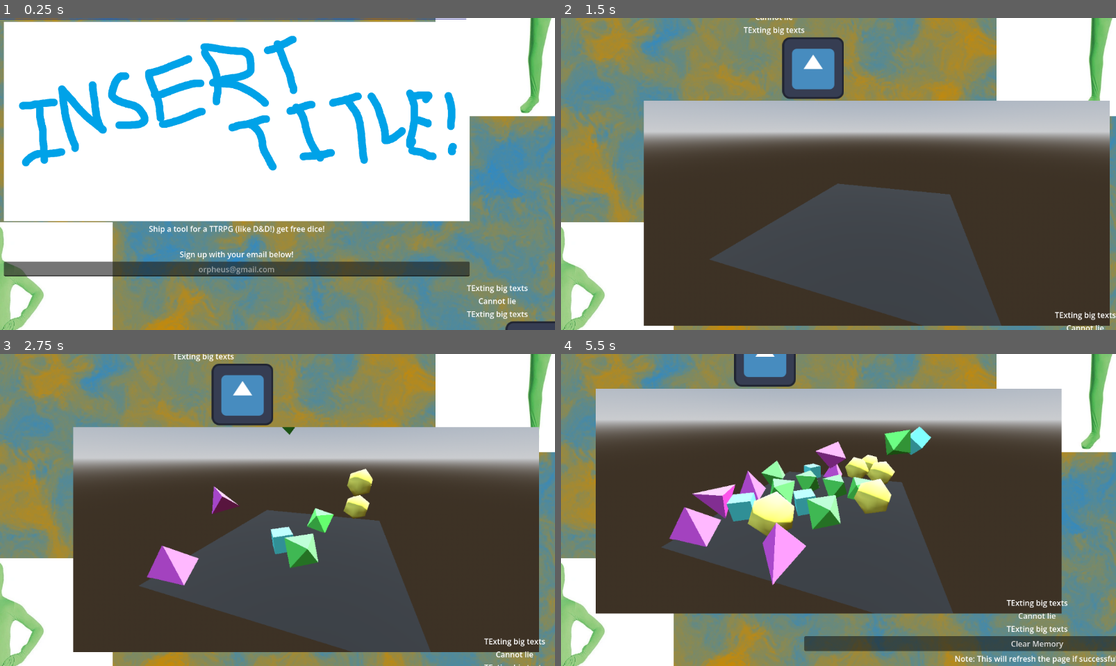
Above: before the commit, frames 1-4 (two rows, left to right).
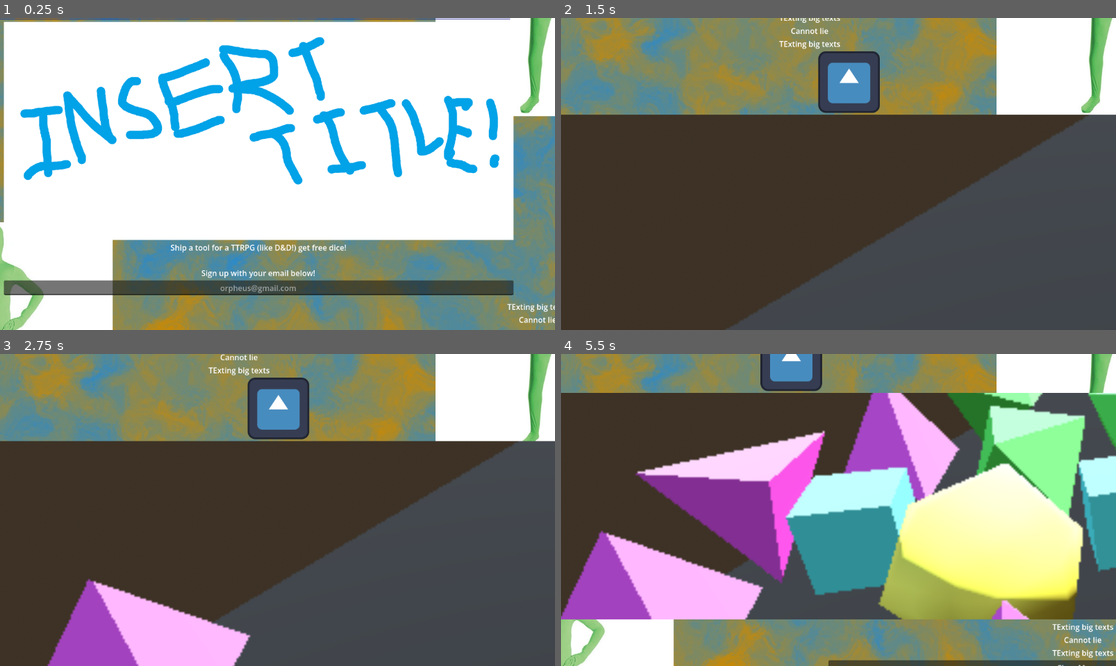
Above: after the commit, the same moments.

Repository: BlueDragonSpace/DnD-YSWS-Godot
Game: Godot game, scene res://Godot/website/website.tscn
The game is run twice, just before and just after one commit, with the same random seed, the same clock (stepped at 60 frames per second) and the same inputs. The engine's default icon, where the game draws it, is replaced by a stand-in: a white triangle on a blue panel in a dark square.
Inputs (mouse positions are in pixels of both pictures, inside the frame that each line leads up to):
- Up to frame 1 (0.25 s): no input
- Up to frame 2 (1.5 s): tap Enter (ui_accept) at 0.5, 0.77, 1.25 s; move the mouse to (960, 158) at 0.52 s; hold Right (ui_right) 0.53-1.28 s; hold Mouse wheel down (powerscroll_down) 0.53-1.28 s; move the mouse to (727, 189) at 1.27 s; hold Left (ui_left) from 1.28 s (still down); tap Mouse wheel up (powerscroll_up) at 1.35 s
- Up to frame 3 (2.75 s): tap Enter (ui_accept) at 1.52 s; move the mouse to (333, 441) at 2.02 s; release Left (ui_left) at 2.03 s; hold Right (ui_right) from 2.03 s (still down); hold Down (scroll_down) from 2.03 s (still down)
- Up to frame 4 (5.5 s): move the mouse to (810, 572) at 2.77 s; release Down (scroll_down) at 2.78 s; tap Up (scroll_up) at 2.85 s; tap Enter (ui_accept) at 3.02, 3.77, 4.52 s; move the mouse to (1005, 556) at 3.52 s; release Right (ui_right) at 3.53 s; hold Left (ui_left) from 3.53 s (still down); tap Alt at 3.6 s; move the mouse to (672, 463) at 4.27 s; tap Shift at 4.35 s; move the mouse to (866, 510) at 5.02 s; hold Mouse wheel down (powerscroll_down) from 5.03 s (still down)

The runs differ from the first frame. In frame 1, 28% of the frame differs, in the area x 0-100%, y 0-100%; in frame 2, 50%; in frame 3, 58%; in frame 4, 72%.

Commit message:
fixed FallingDiceViewer position

Diff:
--- a/Godot/website/website.gd
+++ b/Godot/website/website.gd
@@ -6,6 +6,7 @@
 @onready var main_container: Control = $Margins/MainContainer
 @onready var last_margin: HSeparator = $Margins/MainContainer/LastMargin
 @onready var sub_viewport: SubViewport = $FallingDice/SubViewport
+@onready var falling_dice_viewer: TextureRect = $Margins/MainContainer/FallingDiceViewer
 @onready var email_input: LineEdit = $Margins/MainContainer/VBoxContainer3/HBoxContainer/EmailInput
 @onready var text_above_email_input: Label = $Margins/MainContainer/VBoxContainer3/TextAboveEmailInput
 @onready var animation_player: AnimationPlayer = $AnimationPlayer
@@ -43,6 +44,9 @@
 		# skews on x axis based on y position
 		child.position.x = child.position.y * skew
 
+	falling_dice_viewer.size.x = main_container.size.x * 4
+	falling_dice_viewer.position.x = -1 # makes sure the left edge is always off-screen
+
 	scroll_limit = last_margin.position.y - size.y
 
 	# random noise background
@@ -67,7 +71,8 @@
 		get_tree().reload_current_scene()
 
 func _process(delta: float) -> void:
-	if animate_noise:
+
+	if animate_noise: # yeah no this lags the website like crazy
 		noise.texture.noise.offset.x += delta * noise_speed
 		noise.texture.noise.offset.y += delta * noise_speed
 		noise.texture.noise.offset.z += delta * noise_speed * 3
@@ -79,8 +84,10 @@
 	main_container.position.x = main_container.position.y * skew
 
 func resize_website(new_size: int) -> void:
+	print('resizing website...')
 	@warning_ignore("narrowing_conversion")
-	sub_viewport.size.x = new_size * skew
+	sub_viewport.size.x = new_size
+	#falling_dice_viewer.position.x -= size.x / 9999 # tries to get as much of the important view as possible
 
 func log_in() -> void:
 	animation_player.play("log_in_fade_in")
--- a/Godot/website/website.tscn
+++ b/Godot/website/website.tscn
@@ -310,7 +310,7 @@
 offset_bottom = 924.0
 texture = ExtResource("4_3tjv2")
 
-[node name="Margins" type="HBoxContainer" parent="." unique_id=1645097705]
+[node name="Margins" type="Control" parent="." unique_id=175786172]
 layout_mode = 1
 anchors_preset = 15
 anchor_right = 1.0
@@ -320,14 +320,16 @@
 grow_horizontal = 2
 grow_vertical = 2
 
-[node name="MainContainer" type="Control" parent="Margins" unique_id=2097478237]
-layout_mode = 2
+[node name="MainContainer" type="Control" parent="Margins" unique_id=520386983]
+anchors_preset = 0
+offset_right = 1058.0
+offset_bottom = 2016.0
 size_flags_horizontal = 3
 
 [node name="YetAnotherMargin" type="HSeparator" parent="Margins/MainContainer" unique_id=1485506172]
 self_modulate = Color(0, 0, 1, 1)
 layout_mode = 0
-offset_right = 967.0
+offset_right = 1058.0
 offset_bottom = 4.0
 size_flags_vertical = 3
 size_flags_stretch_ratio = 0.09
@@ -335,8 +337,8 @@
 [node name="VBoxContainer3" type="VBoxContainer" parent="Margins/MainContainer" unique_id=1960239974]
 layout_mode = 0
 offset_top = 8.0
-offset_right = 967.0
-offset_bottom = 537.0
+offset_right = 1058.0
+offset_bottom = 576.0
 alignment = 1
 
 [node name="TextureRect" type="TextureRect" parent="Margins/MainContainer/VBoxContainer3" unique_id=1109200634]
@@ -367,17 +369,17 @@
 
 [node name="InvisHSep" parent="Margins/MainContainer" unique_id=1384510986 instance=ExtResource("5_iykgy")]
 layout_mode = 0
-offset_top = 541.0
-offset_right = 967.0
-offset_bottom = 545.0
+offset_top = 580.0
+offset_right = 1058.0
+offset_bottom = 584.0
 size_flags_vertical = 3
 size_flags_stretch_ratio = 2.04
 
 [node name="VBoxContainer" type="VBoxContainer" parent="Margins/MainContainer" unique_id=1050123547]
 layout_mode = 0
-offset_top = 549.0
-offset_right = 967.0
-offset_bottom = 626.0
+offset_top = 588.0
+offset_right = 1058.0
+offset_bottom = 665.0
 
 [node name="Label" type="Label" parent="Margins/MainContainer/VBoxContainer" unique_id=588062352]
 layout_mode = 2
@@ -396,26 +398,26 @@
 
 [node name="TextureRect2" type="TextureRect" parent="Margins/MainContainer" unique_id=135902899]
 layout_mode = 0
-offset_top = 630.0
-offset_right = 967.0
-offset_bottom = 758.0
+offset_top = 669.0
+offset_right = 1058.0
+offset_bottom = 797.0
 texture = ExtResource("2_3tjv2")
 stretch_mode = 5
 
-[node name="TextureRect3" type="TextureRect" parent="Margins/MainContainer" unique_id=1455701936]
-layout_mode = 0
-offset_top = 762.0
-offset_right = 967.0
-offset_bottom = 1191.0
+[node name="FallingDiceViewer" type="TextureRect" parent="Margins/MainContainer" unique_id=1455701936]
+layout_mode = 0
+offset_top = 801.0
+offset_right = 1058.0
+offset_bottom = 1271.0
 texture = SubResource("ViewportTexture_iykgy")
-expand_mode = 5
-stretch_mode = 5
+expand_mode = 3
+stretch_mode = 6
 
 [node name="VBoxContainer2" type="VBoxContainer" parent="Margins/MainContainer" unique_id=1811512648]
 layout_mode = 0
-offset_top = 1195.0
-offset_right = 967.0
-offset_bottom = 1334.0
+offset_top = 1275.0
+offset_right = 1058.0
+offset_bottom = 1414.0
 
 [node name="Label" type="Label" parent="Margins/MainContainer/VBoxContainer2" unique_id=37935033]
 layout_mode = 2
@@ -440,19 +442,176 @@
 layout_mode = 2
 text = "Note: This will refresh the page if successful."
 horizontal_alignment = 1
+
+[node name="LoremIpsum" type="Label" parent="Margins/MainContainer" unique_id=1758932186]
+layout_mode = 0
+offset_top = 1418.0
+offset_right = 1058.0
+offset_bottom = 1441.0
+text = "This is a completely acceptable level of lorem Ipsum"
+
+[node name="LoremIpsum2" type="Label" parent="Margins/MainContainer" unique_id=1400466815]
+layout_mode = 0
+offset_top = 1445.0
+offset_right = 1058.0
+offset_bottom = 1468.0
+text = "This is a completely acceptable level of lorem Ipsum"
+
+[node name="LoremIpsum3" type="Label" parent="Margins/MainContainer" unique_id=1802655966]
+layout_mode = 0
+offset_top = 1472.0
+offset_right = 1058.0
+offset_bottom = 1495.0
+text = "This is a completely acceptable level of lorem Ipsum"
+
+[node name="LoremIpsum4" type="Label" parent="Margins/MainContainer" unique_id=1945387983]
+layout_mode = 0
+offset_top = 1499.0
+offset_right = 1058.0
+offset_bottom = 1522.0
+text = "This is a completely acceptable level of lorem Ipsum"
+
+[node name="LoremIpsum5" type="Label" parent="Margins/MainContainer" unique_id=1366856728]
+layout_mode = 0
+offset_top = 1526.0
+offset_right = 1058.0
+offset_bottom = 1549.0
+text = "This is a completely acceptable level of lorem Ipsum"
+
+[node name="LoremIpsum15" type="Label" parent="Margins/MainContainer" unique_id=1023801129]
+layout_mode = 0
+offset_top = 1553.0
+offset_right = 1058.0
+offset_bottom = 1576.0
+text = "This is a completely acceptable level of lorem Ipsum"
+
+[node name="LoremIpsum16" type="Label" parent="Margins/MainContainer" unique_id=1166536811]
+layout_mode = 0
+offset_top = 1580.0
+offset_right = 1058.0
+offset_bottom = 1603.0
+text = "This is a completely acceptable level of lorem Ipsum"
+
+[node name="LoremIpsum17" type="Label" parent="Margins/MainContainer" unique_id=222220544]
+layout_mode = 0
+offset_top = 1607.0
+offset_right = 1058.0
+offset_bottom = 1630.0
+text = "This is a completely acceptable level of lorem Ipsum"
+
+[node name="LoremIpsum18" type="Label" parent="Margins/MainContainer" unique_id=444226155]
+layout_mode = 0
+offset_top = 1634.0
+offset_right = 1058.0
+offset_bottom = 1657.0
+text = "This is a completely acceptable level of lorem Ipsum"
+
+[node name="LoremIpsum19" type="Label" parent="Margins/MainContainer" unique_id=1050371022]
+layout_mode = 0
+offset_top = 1661.0
+offset_right = 1058.0
+offset_bottom = 1684.0
+text = "This is a completely acceptable level of lorem Ipsum"
+
+[node name="LoremIpsum20" type="Label" parent="Margins/MainContainer" unique_id=918838545]
+layout_mode = 0
+offset_top = 1688.0
+offset_right = 1058.0
+offset_bottom = 1711.0
+text = "This is a completely acceptable level of lorem Ipsum"
+
+[node name="LoremIpsum21" type="Label" parent="Margins/MainContainer" unique_id=965731737]
+layout_mode = 0
+offset_top = 1715.0
+offset_right = 1058.0
+offset_bottom = 1738.0
+text = "This is a completely acceptable level of lorem Ipsum"
+
+[node name="LoremIpsum22" type="Label" parent="Margins/MainContainer" unique_id=326789634]
+layout_mode = 0
+offset_top = 1742.0
+offset_right = 1058.0
+offset_bottom = 1765.0
+text = "This is a completely acceptable level of lorem Ipsum"
+
+[node name="LoremIpsum6" type="Label" parent="Margins/MainContainer" unique_id=718889143]
+layout_mode = 0
+offset_top = 1769.0
+offset_right = 1058.0
+offset_bottom = 1792.0
+text = "This is a completely acceptable level of lorem Ipsum"
+
+[node name="LoremIpsum7" type="Label" parent="Margins/MainContainer" unique_id=572617408]
+layout_mode = 0
+offset_top = 1796.0
+offset_right = 1058.0
+offset_bottom = 1819.0
+text = "This is a completely acceptable level of lorem Ipsum"
+
+[node name="LoremIpsum8" type="Label" parent="Margins/MainContainer" unique_id=1675743892]
+layout_mode = 0
+offset_top = 1823.0
+offset_right = 1058.0
+offset_bottom = 1846.0
+text = "This is a completely acceptable level of lorem Ipsum"
+
+[node name="LoremIpsum9" type="Label" parent="Margins/MainContainer" unique_id=67244772]
+layout_mode = 0
+offset_top = 1850.0
+offset_right = 1058.0
+offset_bottom = 1873.0
+text = "This is a completely acceptable level of lorem Ipsum"
+
+[node name="LoremIpsum10" type="Label" parent="Margins/MainContainer" unique_id=2053408518]
+layout_mode = 0
+offset_top = 1877.0
+offset_right = 1058.0
+offset_bottom = 1900.0
+text = "This is a completely acceptable level of lorem Ipsum"
+
+[node name="LoremIpsum11" type="Label" parent="Margins/MainContainer" unique_id=631719608]
+layout_mode = 0
+offset_top = 1904.0
+offset_right = 1058.0
+offset_bottom = 1927.0
+text = "This is a completely acceptable level of lorem Ipsum"
+
+[node name="LoremIpsum12" type="Label" parent="Margins/MainContainer" unique_id=870938202]
+layout_mode = 0
+offset_top = 1931.0
+offset_right = 1058.0
+offset_bottom = 1954.0
+text = "This is a completely acceptable level of lorem Ipsum"
+
+[node name="LoremIpsum13" type="Label" parent="Margins/MainContainer" unique_id=309856080]
+layout_mode = 0
+offset_top = 1958.0
+offset_right = 1058.0
+offset_bottom = 1981.0
+text = "This is a completely acceptable level of lorem Ipsum"
+
+[node name="LoremIpsum14" type="Label" parent="Margins/MainContainer" unique_id=732595174]
+layout_mode = 0
+offset_top = 1985.0
+offset_right = 1058.0
+offset_bottom = 2008.0
+text = "This is a completely acceptable level of lorem Ipsum"
 
 [node name="LastMargin" type="HSeparator" parent="Margins/MainContainer" unique_id=160742458]
 self_modulate = Color(0, 0, 1, 1)
 layout_mode = 0
-offset_top = 1338.0
-offset_right = 967.0
-offset_bottom = 1342.0
+offset_top = 2012.0
+offset_right = 1058.0
+offset_bottom = 2016.0
 size_flags_vertical = 3
 size_flags_stretch_ratio = 0.09
 
 [node name="VSeparator2" type="VSeparator" parent="Margins" unique_id=1401095483]
 self_modulate = Color(1, 1, 1, 0)
-layout_mode = 2
+layout_mode = 0
+offset_left = 1062.0
+offset_right = 1168.0
+offset_bottom = 1184.0
 size_flags_horizontal = 3
 size_flags_stretch_ratio = 0.1
 
Not shown, changed: Godot/notes/todo.txt
